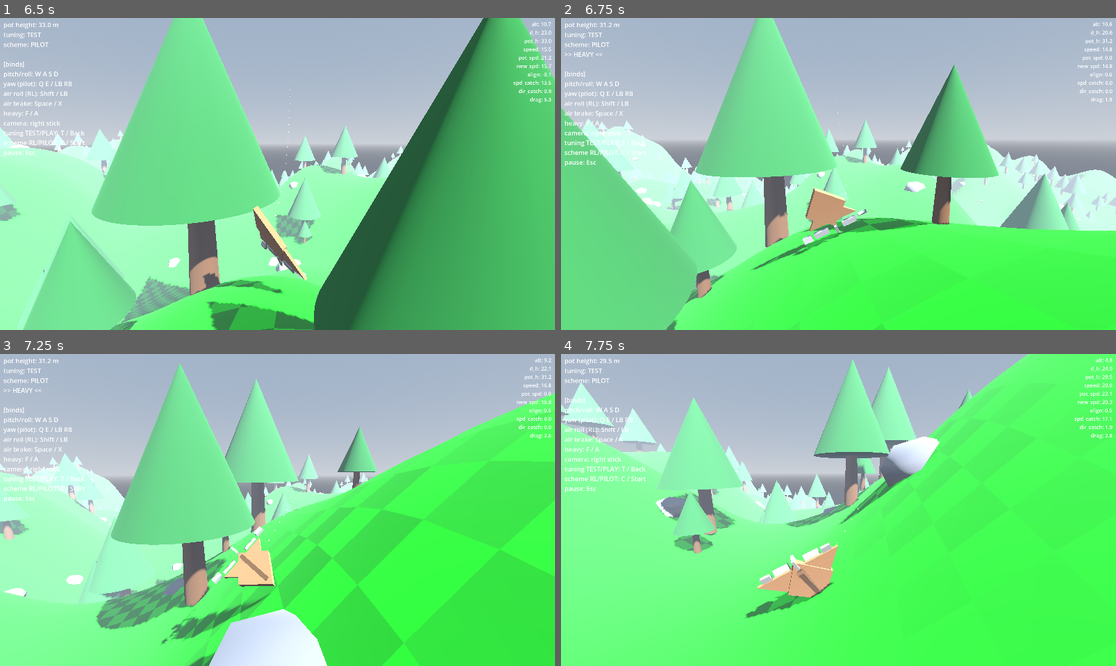
Above: before the commit, frames 1-4 (two rows, left to right).
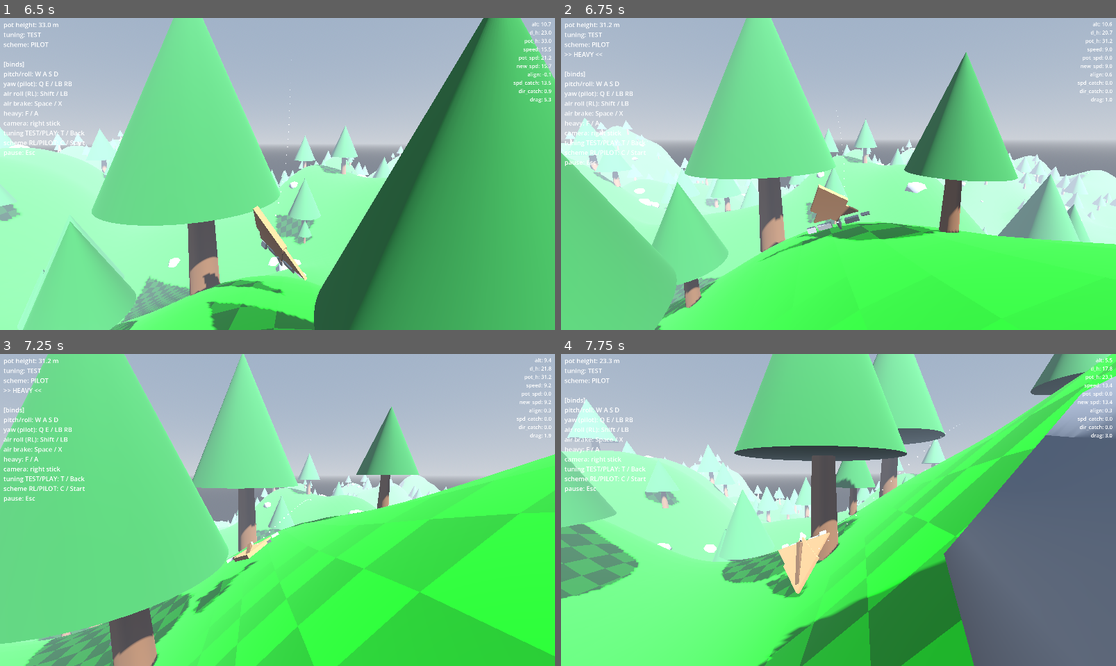
Above: after the commit, the same moments.

Repository: westonkelliher/glider
Game: Godot game, scene res://scenes/main.tscn
The game is run twice, just before and just after one commit, with the same random seed, the same clock (stepped at 60 frames per second) and the same inputs.
Inputs (mouse positions are in pixels of both pictures, inside the frame that each line leads up to):
- Up to frame 1 (6.5 s): tap Enter at 0.5 s; move the mouse to (305, 174) at 0.52 s; hold Ctrl (boost) 0.53-1.28 s; hold W (move_forward) 0.53-5.78 s; tap F (heavy) at 0.8, 1.35, 2.3, 5.3 s; move the mouse to (249, 174) at 1.27 s; tap Ctrl (boost) at 1.55, 2.85, 4.55, 5.85 s; move the mouse to (288, 167) at 2.02 s; hold Shift (air_roll) 2.03-2.78 s; move the mouse to (271, 180) at 2.77 s; move the mouse to (316, 177) at 3.52 s; hold F (heavy) 3.53-4.28 s; move the mouse to (233, 170) at 4.27 s; tap C (toggle_scheme) at 4.35 s; move the mouse to (283, 174) at 5.02 s; hold T (toggle_tuning) 5.03-5.78 s; move the mouse to (255, 167) at 5.77 s; hold D (move_right) from 5.78 s (still down)
- Up to frame 2 (6.75 s): move the mouse to (866, 174) at 6.52 s; release D (move_right) at 6.53 s; hold W (move_forward) from 6.53 s (still down); hold F (heavy) from 6.53 s (still down)
- Up to frame 3 (7.25 s): keep holding W (move_forward); keep holding F (heavy)
- Up to frame 4 (7.75 s): keep holding W (move_forward); move the mouse to (810, 510) at 7.27 s; release F (heavy) at 7.28 s; tap Shift (air_roll) at 7.35 s; tap Ctrl (boost) at 7.55 s

Frame 1 is identical in both runs. In frame 2, 13% of the frame differs, in the area x 0-100%, y 0-100%; in frame 3, 58%; in frame 4, 66%.

Commit message:
Ground slide is 100% GetHeavy physics: downhill gravity, heavy low-friction, input nudge; flight model off while grounded
Co-Authored-By: Claude Fable 5 <noreply@anthropic.com>

Diff:
--- a/scripts/glider_body.gd
+++ b/scripts/glider_body.gd
@@ -36,6 +36,14 @@
 var is_heavy := false
 var was_heavy := false
 var release_grace := 0.0 # seconds left where the release launch keeps its speed
+
+## GetHeavy ground slide: while touching terrain, ball physics replace flight.
+const SLIDE_FRIC := 0.1 # fraction of speed lost per second
+const SLIDE_FRIC_HEAVY := 0.005
+const SLIDE_MOVE_ACC := 30.0
+const SLIDE_MAX_MOVE_SPEED := 2.0
+var grounded := false
+var was_grounded := false
 var target_scale := 1.0
 var current_scale := 1.0
 
@@ -121,10 +129,11 @@
 	var drag_factor := 1 - absf(nose_dot)
 	var rrate := 0.2 + 0.15 * sqrt(velocity.length()) #* nose_dot
 	#
-	## adjust rotation
-	rotate_object_local(Vector3.RIGHT, rrate * ail_pitch * tuning.PITCH_MULT * delta) # pitch
-	rotate_object_local(Vector3.BACK, rrate * ail_roll * tuning.ROLL_MULT * delta)    # roll
-	rotate_object_local(Vector3.DOWN, rrate * ail_yaw * tuning.YAW_MULT * delta)      # yaw (right = nose right)
+	## adjust rotation (airborne only — on the ground we're a ball, not a craft)
+	if not grounded:
+		rotate_object_local(Vector3.RIGHT, rrate * ail_pitch * tuning.PITCH_MULT * delta) # pitch
+		rotate_object_local(Vector3.BACK, rrate * ail_roll * tuning.ROLL_MULT * delta)    # roll
+		rotate_object_local(Vector3.DOWN, rrate * ail_yaw * tuning.YAW_MULT * delta)      # yaw (right = nose right)
 	#
 	#
 	## speeds, directions and velocities from potential (pot) values
@@ -134,7 +143,10 @@
 	var new_speed := current_speed
 	var pot_speed_catchup := 0.0
 	var pot_dir_catchup := 0.0
-	if is_heavy:
+	if grounded:
+		## sliding — 100% GetHeavy ball physics; the flight model is fully off.
+		phys_slide(delta)
+	elif is_heavy:
 		## heavy — full ballistic: gravity only, momentum carries, no aero or
 		## energy model; pot_height freezes until the release refill.
 		velocity += G * tuning.HEAVY_GRAV_MULT * Vector3.DOWN * delta
@@ -192,23 +204,24 @@
 		release_grace = 1.2
 	was_heavy = is_heavy
 
-	if Input.is_action_pressed("boost"):
+	if Input.is_action_pressed("boost") and not grounded:
 		pot_height += 30.0 * delta
 		velocity += nose_dir * 10.0 * delta
 
-	# terrain skimming — deflect along the slope instead of stopping, so a heavy
-	# dive into a downslope keeps its speed along the hill (the valley swoop)
+	# ground contact — 100% GetHeavy: snap to the surface and deflect velocity
+	# along it; the lost normal component comes back from downhill gravity.
 	var gy := GroundMath.height(position.x, position.z)
-	if position.y < gy + 0.9:
+	grounded = position.y < gy + 0.9
+	if grounded:
 		position.y = gy + 0.9
 		var n := GroundMath.normal(position.x, position.z)
-		var pre_deflect_speed := velocity.length()
-		# take away the into-ground component of velocity
 		velocity -= n * minf(0.0, n.dot(velocity))
-		if velocity.length() > 0.001:
-			# keep the speed through the deflection, minus mild time-based ground friction
-			velocity = velocity.normalized() * pre_deflect_speed * pow(0.94, delta)
-		velocity += Vector3.UP*0.1
+	elif was_grounded:
+		# launched off the ground — hand the slide speed to the glide model with
+		# a grace window so the pot catchup doesn't instantly eat it
+		pot_height = maxf(pot_height, position.y + pow(velocity.length(), 2) / (2.0 * G))
+		release_grace = maxf(release_grace, 1.2)
+	was_grounded = grounded
 
 	#if velocity.length() < 0.1:
 		#velocity += Vector3.DOWN * 0.05
@@ -286,6 +299,39 @@
 	return lerpf(val1, val2, smoothstep(thresh1, thresh2, variable))
 
 
+## GetHeavy slide physics, ported from its player.gd: gravity projected onto
+## the slope accelerates downhill, friction is near-zero while heavy, and WASD
+## gives the camera-relative steering nudge (capped like the original).
+func phys_slide(delta: float) -> void:
+	var grav := G * tuning.HEAVY_GRAV_MULT if is_heavy else G
+	var n := GroundMath.normal(position.x, position.z)
+	var downhill := Vector3.DOWN - n * n.dot(Vector3.DOWN)
+	if downhill.length() > 0.001:
+		downhill = downhill.normalized()
+		velocity += downhill * downhill.dot(Vector3.DOWN) * grav * delta
+	var fric := SLIDE_FRIC_HEAVY if is_heavy else SLIDE_FRIC
+	velocity *= pow(1.0 - fric, delta)
+	# input nudge
+	var input_dir := Vector3.ZERO
+	if Input.is_action_pressed("move_forward"):
+		input_dir += Vector3.FORWARD
+	if Input.is_action_pressed("move_back"):
+		input_dir -= Vector3.FORWARD
+	if Input.is_action_pressed("move_left"):
+		input_dir -= Vector3.RIGHT
+	if Input.is_action_pressed("move_right"):
+		input_dir += Vector3.RIGHT
+	if input_dir == Vector3.ZERO:
+		return
+	var cam := get_viewport().get_camera_3d()
+	var cam_rot := cam.global_rotation.y if cam else 0.0
+	var acc_unit := input_dir.normalized().rotated(Vector3.UP, cam_rot)
+	acc_unit = (acc_unit - n * n.dot(acc_unit)).normalized() # follow the slope
+	if velocity.dot(acc_unit) > SLIDE_MAX_MOVE_SPEED:
+		return
+	velocity += acc_unit * SLIDE_MOVE_ACC * delta
+
+
 func pull_in_wings(inny: bool) -> void:
 	if inny:
 		$Mesh/Q/LWing.position.x = -.4
